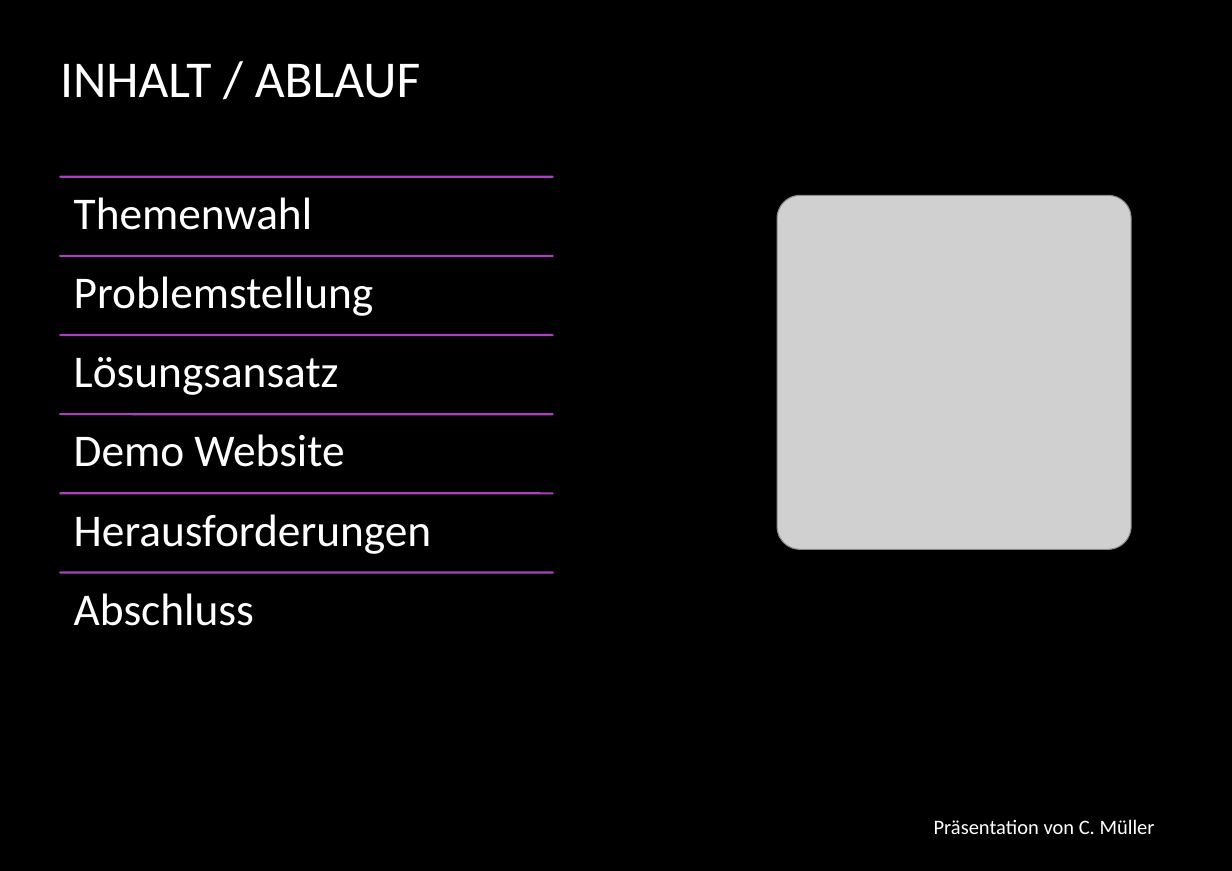
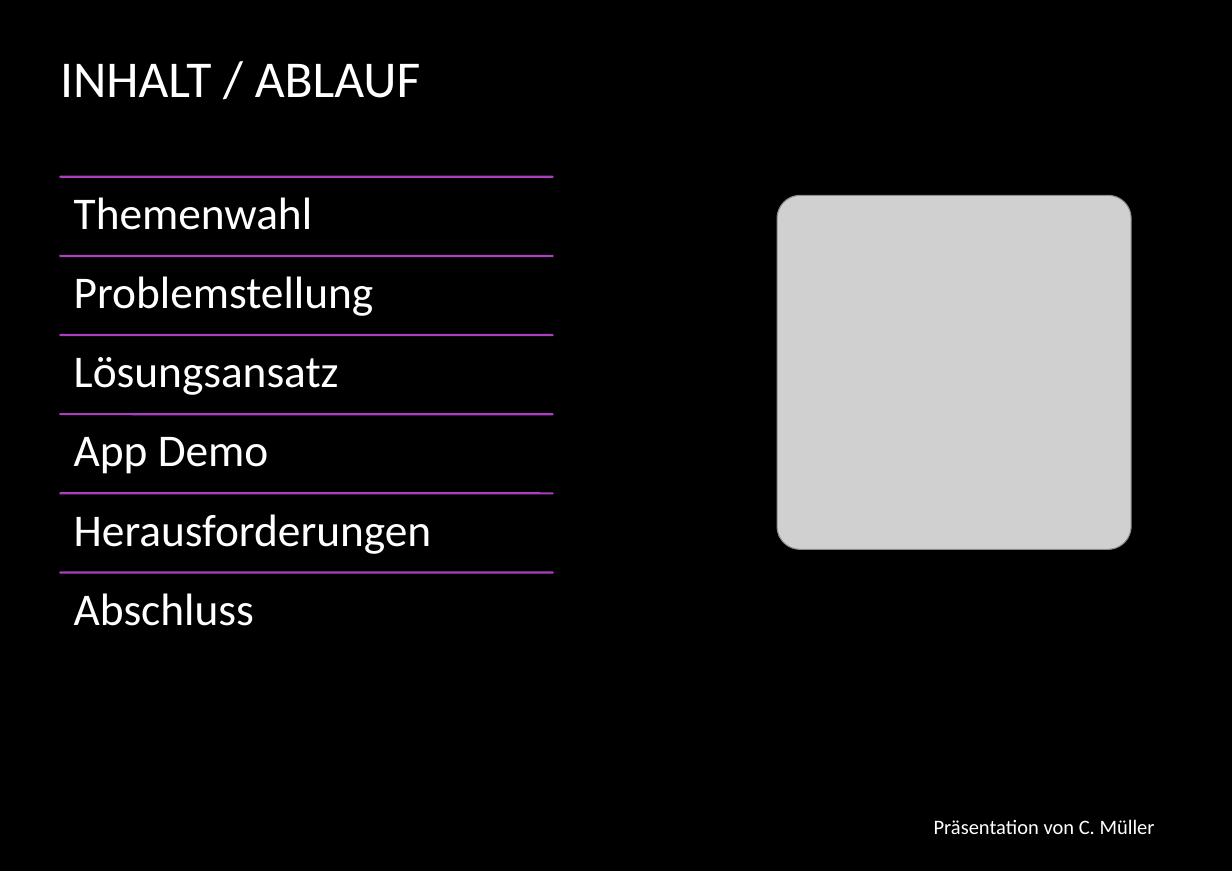
Before and after one commit to HFU-APP/Maennerriege, a slide deck: slide 2 of Präsentation_Abschlusspräsentation cm.pptx. Drawn at 1232x871 pixels with LibreOffice and Linux fonts; fonts in the diff are those of the drawing; grey boxes stand for pictures; background and template pictures are left out. Boxes give left, top, right and bottom in pixels: in the first picture for what was removed or moved away, otherwise in the second. Text is boxed around its words. In the diff, an @@ line names an element or a change of style, - is before the commit and + after.

```diff
--- a/Präsentation_Abschlusspräsentation cm.pptx
+++ b/Präsentation_Abschlusspräsentation cm.pptx
@@ text at <box>74,437,269,474</box>: text changed @@
-Demo Website
+App Demo
```
Also in this commit, not shown: 4 other slides changed, 2 other files.
